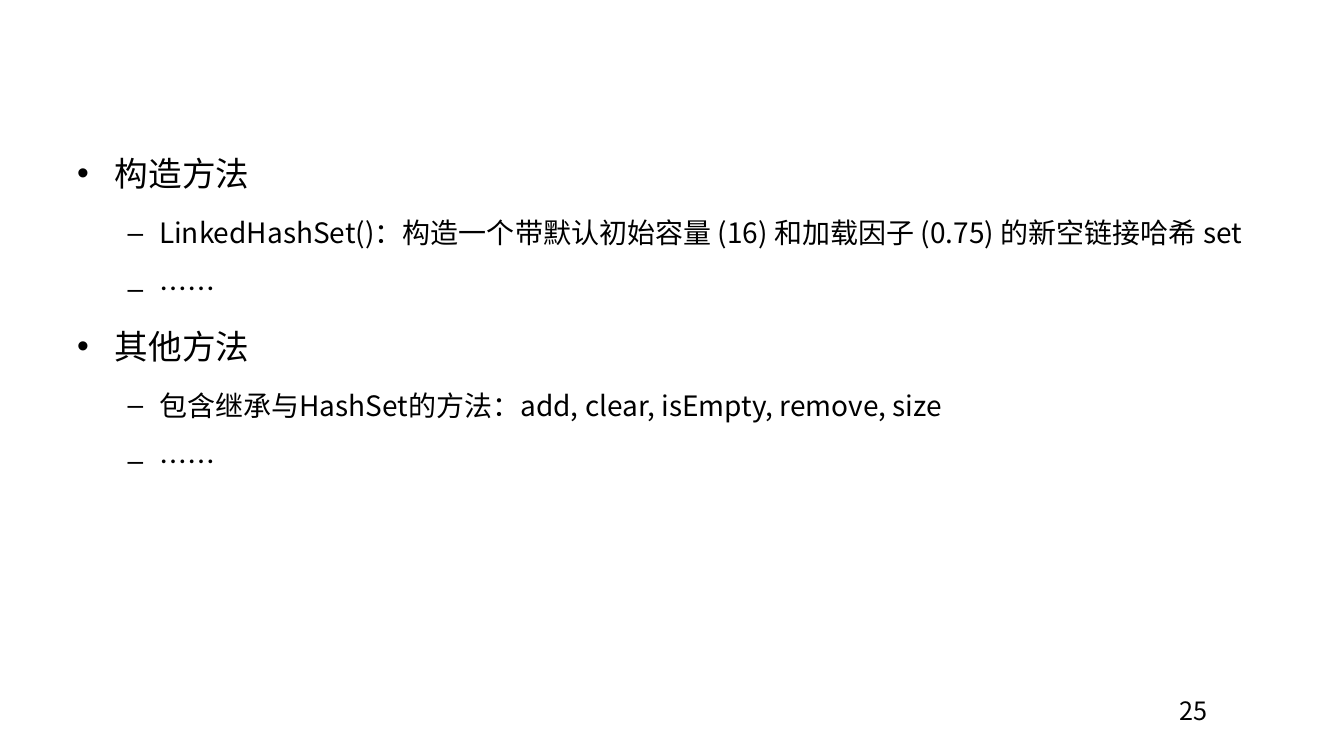
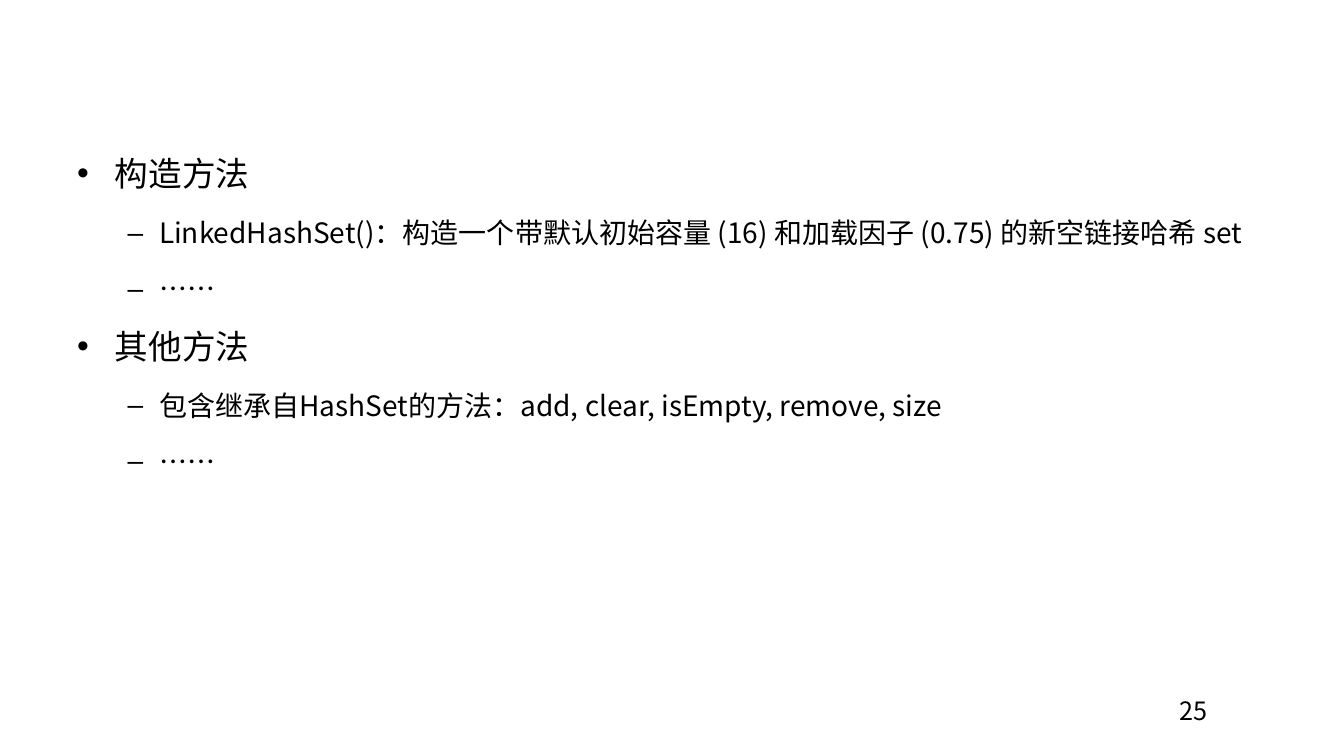
Before and after one commit to edu2act/course-JavaSE-Android, a slide deck: slide 25 of ch12/第12章 容器和泛型.pptx. Drawn at 1344x756 pixels with LibreOffice and Linux fonts; fonts in the diff are those of the drawing; background and template pictures are left out. Boxes give left, top, right and bottom in pixels: in the first picture for what was removed or moved away, otherwise in the second. Text is boxed around its words. In the diff, an @@ line names an element or a change of style, - is before the commit and + after.

```diff
--- a/ch12/第12章 容器和泛型.pptx
+++ b/ch12/第12章 容器和泛型.pptx
@@ text at bbox=[159, 392, 942, 423]: text changed @@
-  – 包含继承与HashSet的方法：add, clear, isEmpty, remove, size
+  – 包含继承自HashSet的方法：add, clear, isEmpty, remove, size
```
Also in this commit, not shown: 11 other slides changed, 21 other files.
